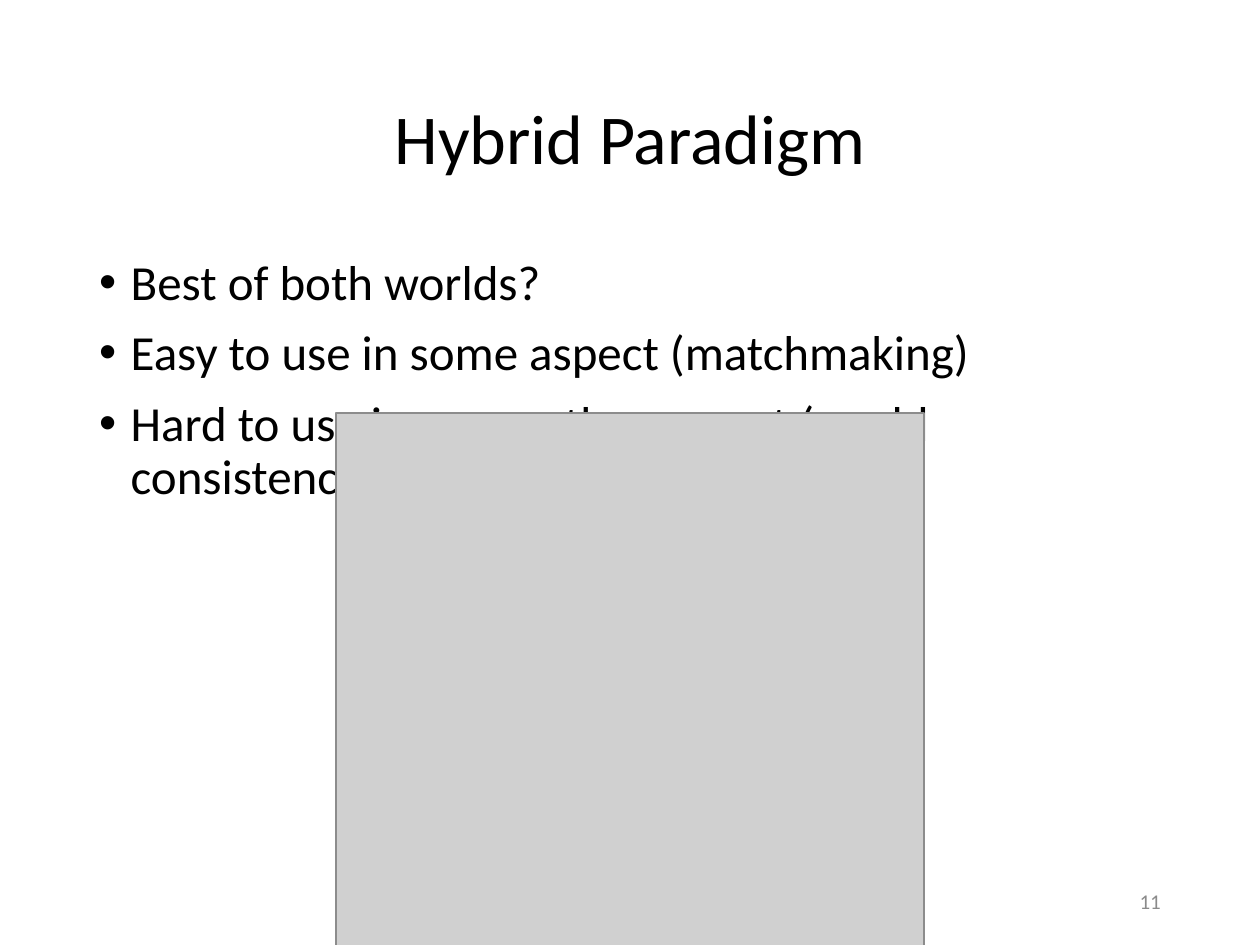
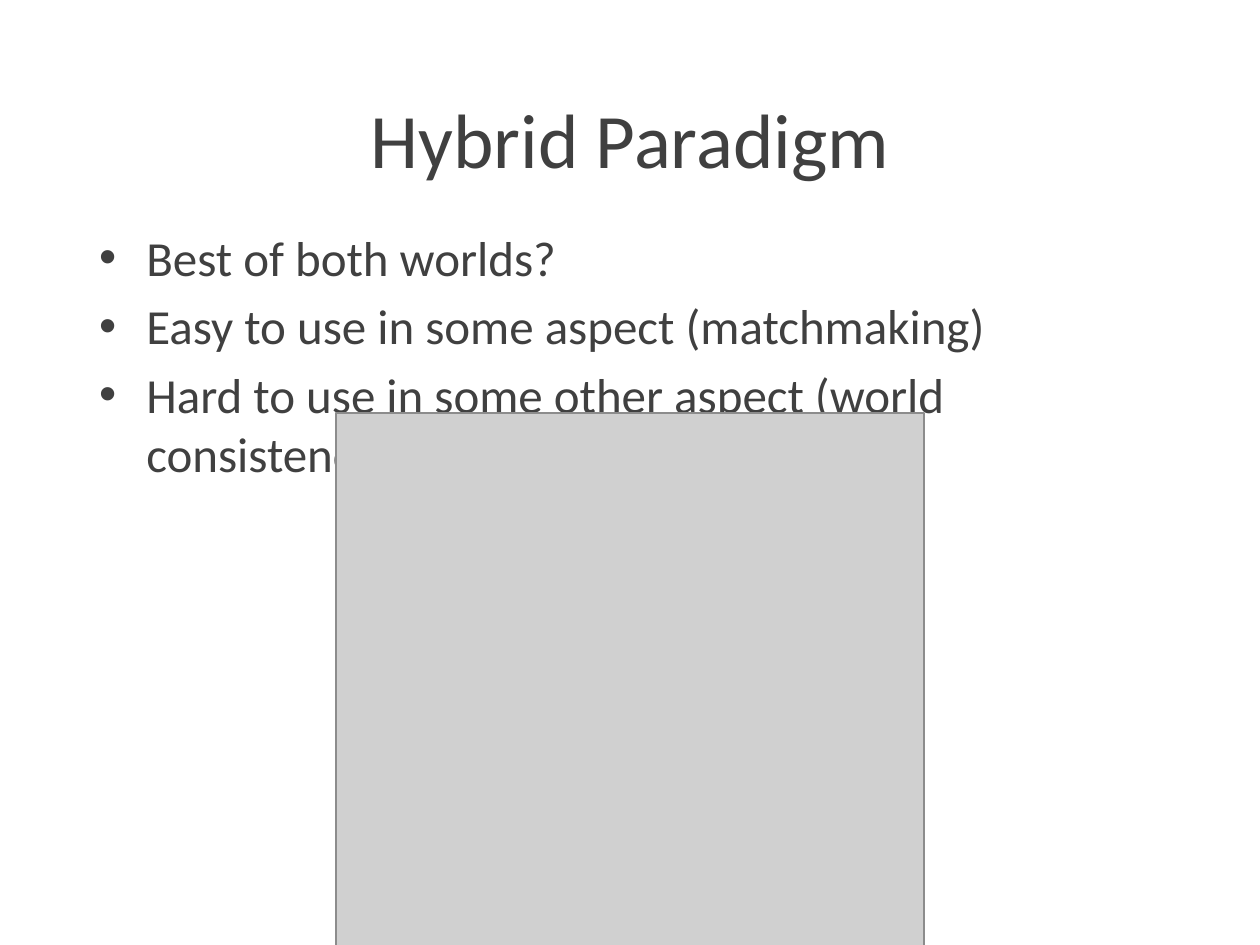
Before and after one commit to Lotti/codemotion2015, a slide deck: slide 11 of slides/slides.pptx. Drawn at 1260x945 pixels with LibreOffice and Linux fonts; fonts in the diff are those of the drawing; grey boxes stand for pictures; background and template pictures are left out. Boxes give left, top, right and bottom in pixels: in the first picture for what was removed or moved away, otherwise in the second. Text is boxed around its words. In the diff, an @@ line names an element or a change of style, - is before the commit and + after.

```diff
--- a/slides/slides.pptx
+++ b/slides/slides.pptx
@@ title "Hybrid Paradigm": place and size @@
-title "Hybrid Paradigm" at [394, 115, 865, 176]
+title "Hybrid Paradigm" at [370, 114, 889, 182]
@@ title "Hybrid Paradigm" at [370, 114, 889, 182]: size 40 to 44 pt, text colour #000000 to #404040; line spacing 0.9 to 1; vertical alignment middle to top @@
@@ text "Best of both worlds?": place and size @@
-text "Best of both worlds?" at [131, 266, 969, 505]
+text "Best of both worlds?" at [146, 242, 985, 484]
@@ text "Best of both worlds?" at [146, 242, 985, 484]: text colour #000000 to #404040; indent changed; line spacing 0.9 to 1; less space between paragraphs @@
@@ page number removed at [1140, 895, 1161, 909] @@
-11
```
Also in this commit, not shown: 12 other slides changed, 1 slide added, 19 slides removed, 11 other files.
